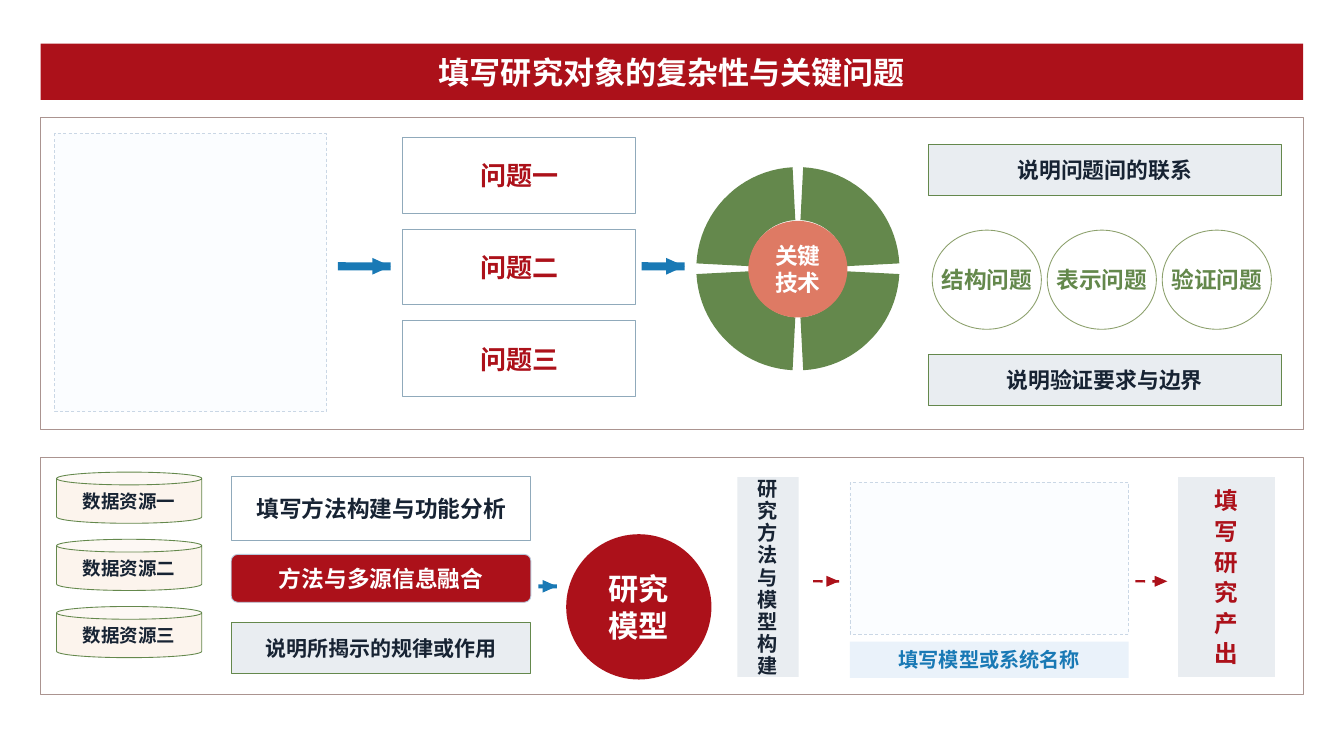
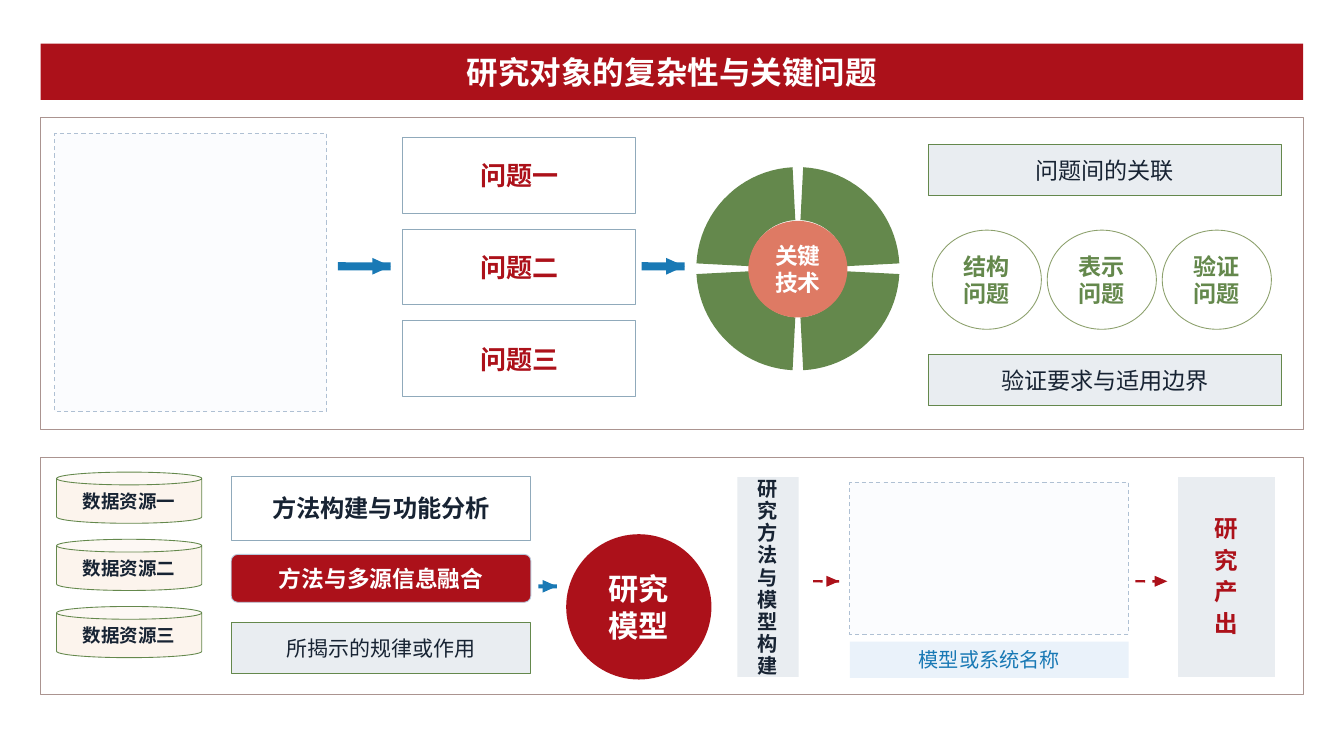
Before and after one commit to chengweihuu/research-opt-skill, a slide deck: slide 19 of assets/template-library.pptx. Drawn at 1344x756 pixels with LibreOffice and Linux fonts; fonts in the diff are those of the drawing. Boxes give left, top, right and bottom in pixels: in the first picture for what was removed or moved away, otherwise in the second. Text is boxed around its words. In the diff, an @@ line names an element or a change of style, - is before the commit and + after.

```diff
--- a/assets/template-library.pptx
+++ b/assets/template-library.pptx
@@ text in rectangle at (467,57,877,87): text changed; size 22.2 to 22.5 pt @@
-填写研究对象的复杂性与关键问题
+研究对象的复杂性与关键问题
@@ rectangle at (54,133,327,411): fill #FBFDFF to #FBFCFE; outline #CAD7E5 0.57 pt dashed to #AFC0D3 0.75 pt dashed @@
@@ text in rectangle at (1036,159,1174,181): text changed; size 15.6 to 16.5 pt; bold off @@
-说明问题间的联系
+问题间的关联
@@ text in ellipse at (964,255,1010,304): text changed; size 16.2 to 16.5 pt @@
-结构问题
+结构
+问题
@@ text in ellipse at (1079,255,1125,304): text changed; size 16.2 to 16.5 pt @@
-表示问题
+表示
+问题
@@ text in ellipse at (1194,255,1240,304): text changed; size 16.2 to 16.5 pt @@
-验证问题
+验证
+问题
@@ text in rectangle at (1001,369,1208,391): text changed; size 15.6 to 16.5 pt; bold off @@
-说明验证要求与边界
+验证要求与适用边界
@@ text in rectangle at (272,496,490,519): text changed; size 16.2 to 17.2 pt @@
-填写方法构建与功能分析
+方法构建与功能分析
@@ rectangle at (850,482,1129,634): fill #FBFDFF to #FBFCFE; outline #CAD7E5 0.57 pt dashed to #AFC0D3 0.75 pt dashed @@
@@ text removed at (1215,489,1239,511) @@
-填
@@ text "研": place and size @@
-text "研" at (1215,552,1239,573)
+text "研" at (1215,518,1239,539)
@@ text removed at (1215,521,1239,542) @@
-写
@@ text "究": place and size @@
-text "究" at (1215,581,1239,603)
+text "究" at (1215,549,1239,571)
@@ text "产": place and size @@
-text "产" at (1215,612,1239,634)
+text "产" at (1215,580,1239,602)
@@ text "出": place and size @@
-text "出" at (1215,642,1239,664)
+text "出" at (1215,612,1239,634)
@@ text in rectangle at (287,638,476,658): text changed; bold off @@
-说明所揭示的规律或作用
+所揭示的规律或作用
@@ text in rectangle at (919,650,1060,669): text changed; bold off @@
-填写模型或系统名称
+模型或系统名称
```
Also in this commit, not shown: 37 other slides changed, 1 other file.
